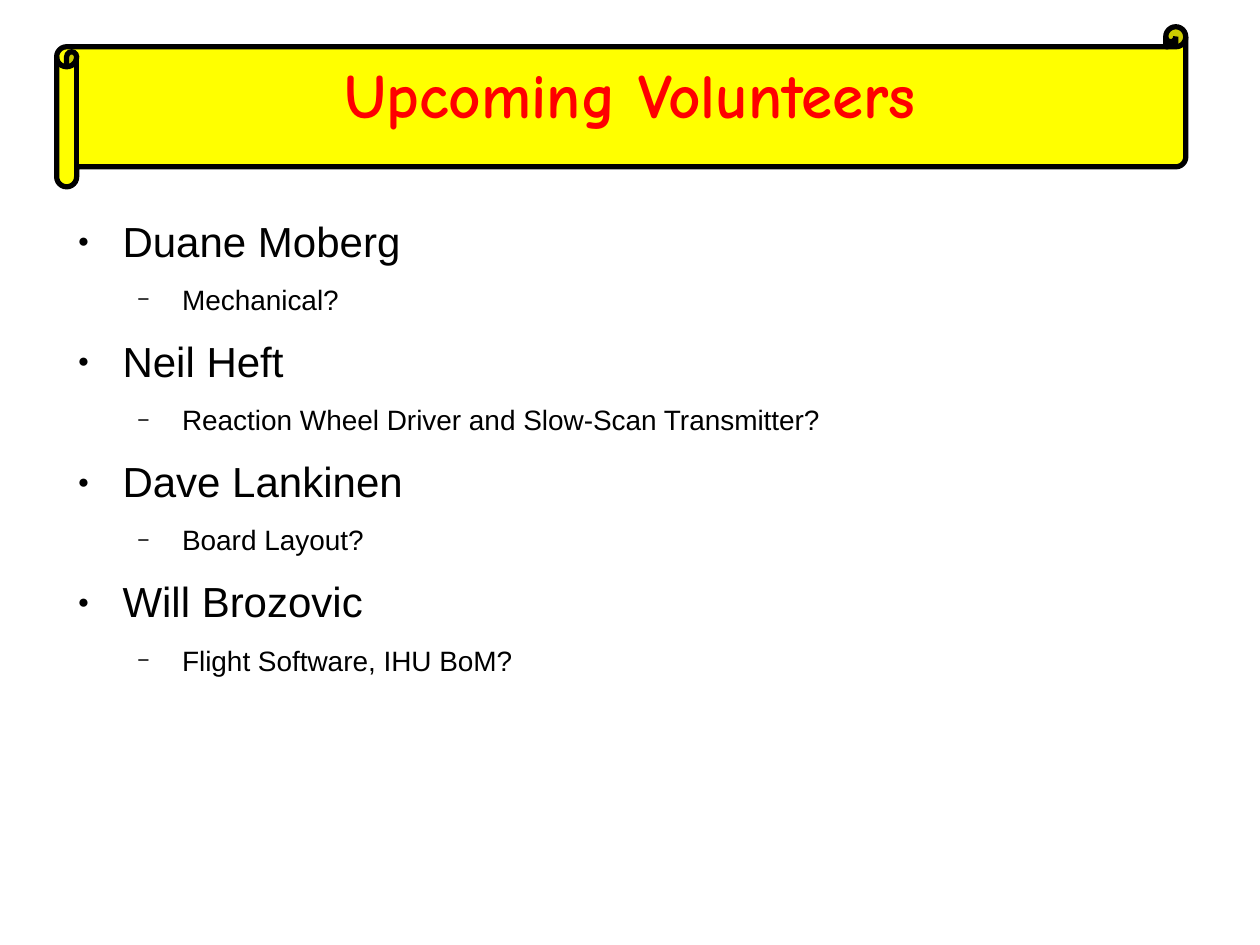
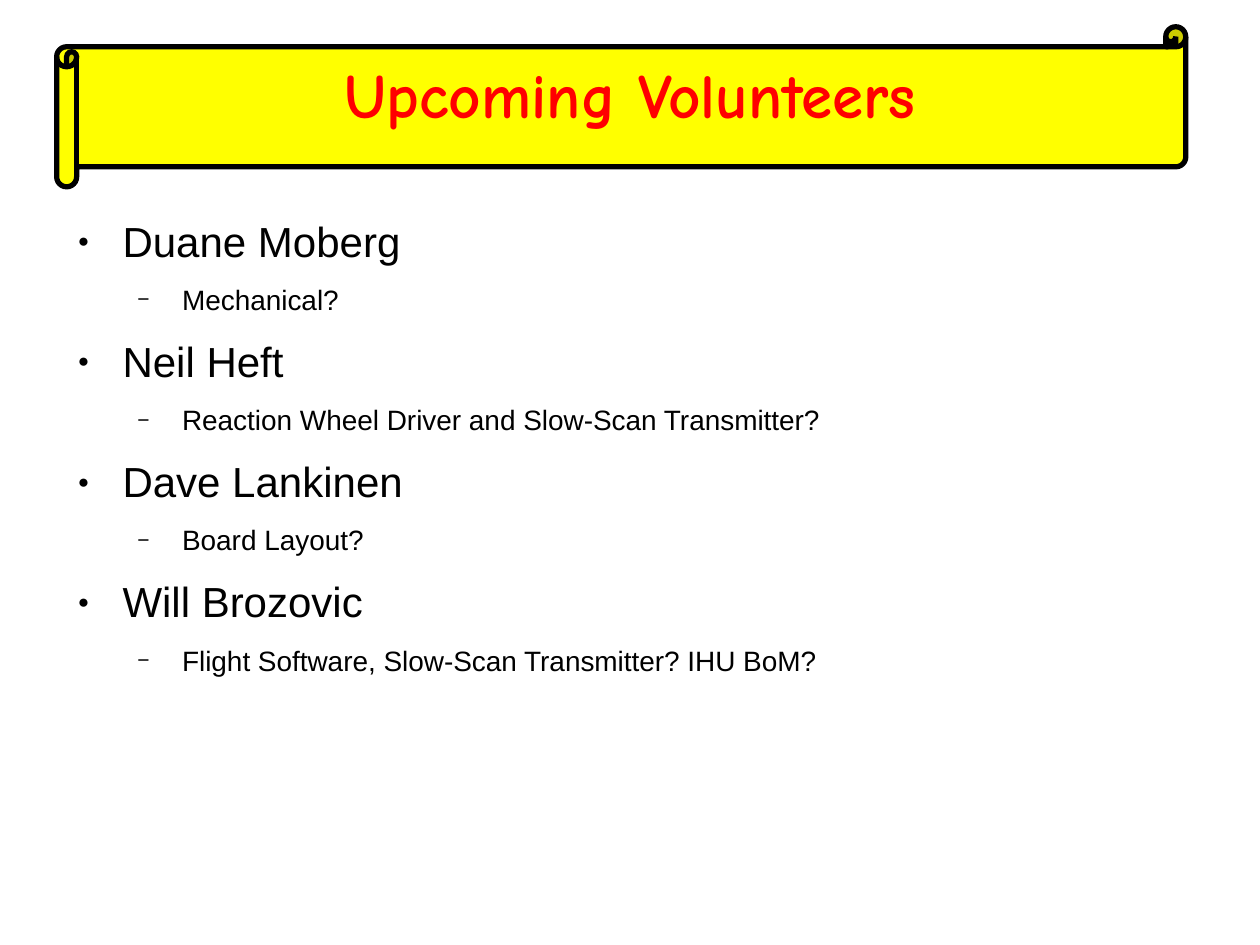
Before and after one commit to AMSAT-NA/fox-plus, a slide deck: slide 4 of weekly_engineering_meetings/2023-04-12/ASCENT-FOX+ Slide.odp. Drawn at 1260x945 pixels with LibreOffice and Linux fonts; fonts in the diff are those of the drawing. Boxes give left, top, right and bottom in pixels: in the first picture for what was removed or moved away, otherwise in the second. Text is boxed around its words. In the diff, an @@ line names an element or a change of style, - is before the commit and + after.

Commit message:
New weekly engineering presentation

```diff
--- a/weekly_engineering_meetings/2023-04-12/ASCENT-FOX+ Slide.odp
+++ b/weekly_engineering_meetings/2023-04-12/ASCENT-FOX+ Slide.odp
@@ text at [182, 650, 816, 676]: text changed @@
-  − Flight Software, IHU BoM?
+  − Flight Software, Slow-Scan Transmitter? IHU BoM?
```
Also in this commit, not shown: 2 other files.
